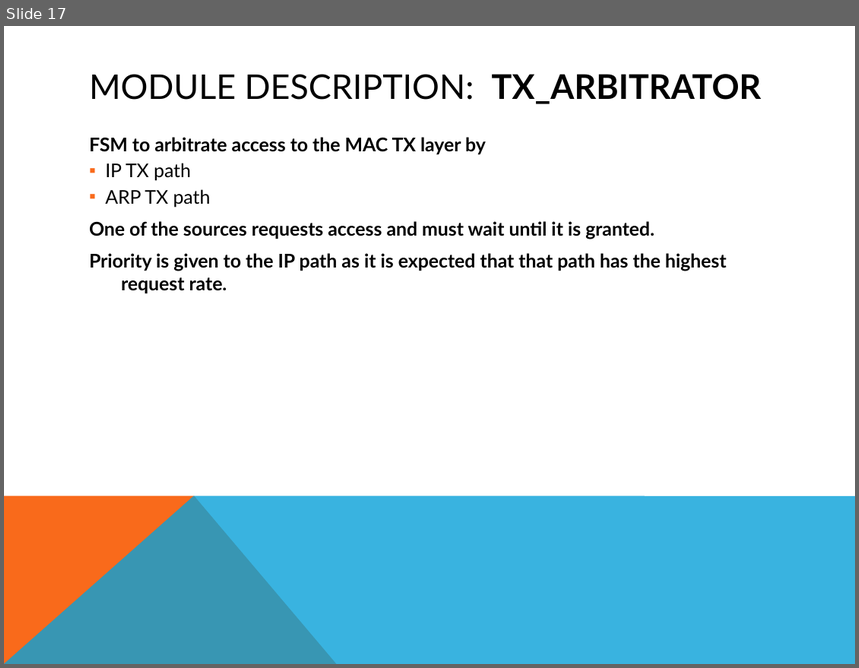
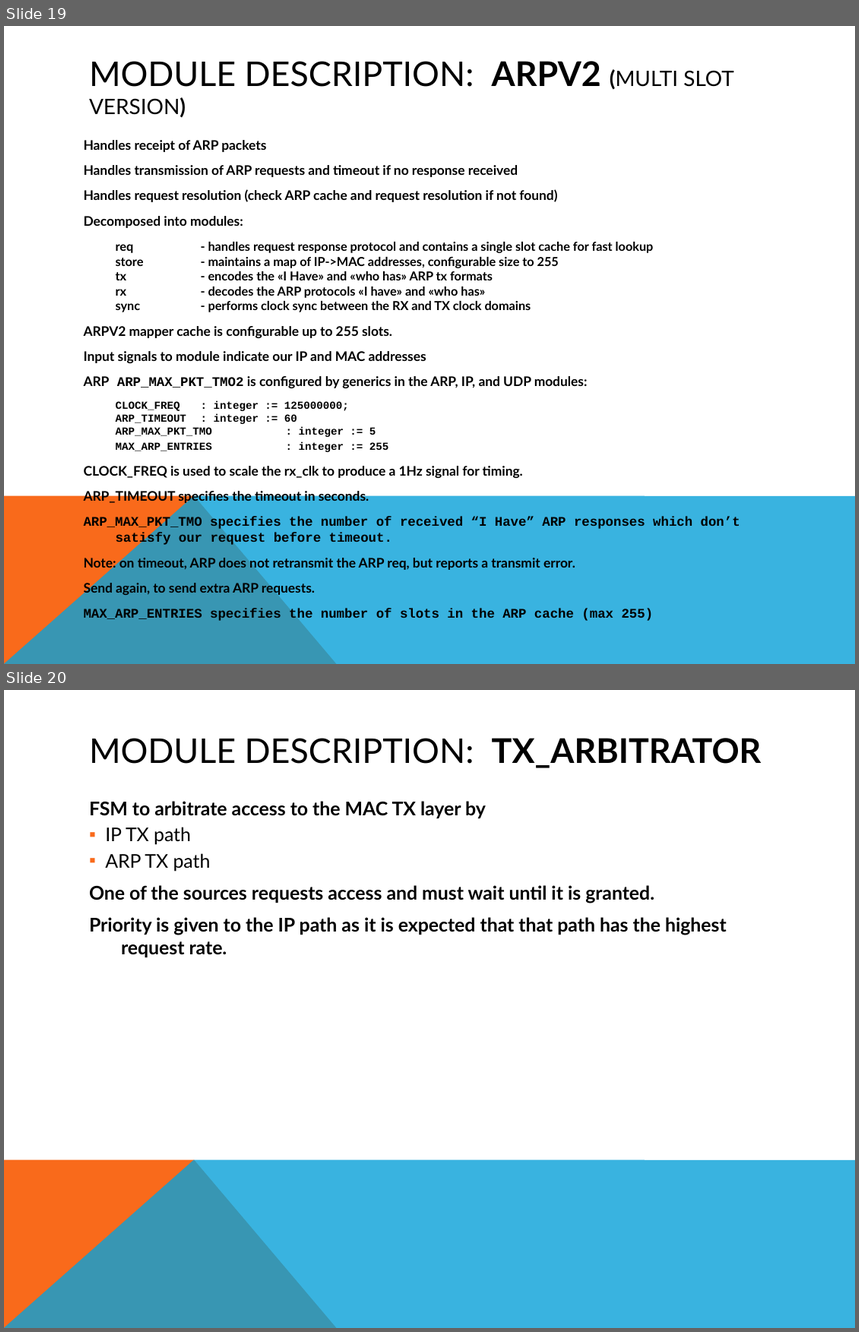
Before and after one commit to rsarwar87/udp_ip_core, a slide deck: doc/src/UDP_IP_Stack.pptx. Shown one above the other, each under a label of ours: slide 17 before the commit, slides 19 and 20 after it. The pictures are 859x668 and 859x1332 pixels, drawn with LibreOffice and Linux fonts; fonts in the diff are those of the drawing. Boxes give left, top, right and bottom in pixels: in the first picture for what was removed or moved away, otherwise in the second. Text is boxed around its words. In the diff, an @@ line names an element or a change of style, - is before the commit and + after.

Commit message:
Committed changes, adding ARPV2 with multislot ARP cache

```diff
--- a/doc/src/UDP_IP_Stack.pptx
+++ b/doc/src/UDP_IP_Stack.pptx
@@ slide 19 added at (x1=4, y1=26, x2=855, y2=664), background #FFFFFF; not listed: 2 template elements that a slide beside it also shows @@
@@ title added at (x1=89, y1=61, x2=734, y2=117), 28.8 pt, text #000000 @@
+MODULE DESCRIPTION: ARPV2 (MULTI SLOT VERSION)
@@ text added at (x1=84, y1=140, x2=740, y2=623), 11.2 pt, text #000000, bold @@
+Handles receipt of ARP packets
+Handles transmission of ARP requests and timeout if no response received
+Handles request resolution (check ARP cache and request resolution if not found)
+Decomposed into modules:
+req - handles request response protocol and contains a single slot cache for fast lookup
+store - maintains a map of IP->MAC addresses, configurable size to 255
+tx - encodes the «I Have» and «who has» ARP tx formats
+rx - decodes the ARP protocols «I have» and «who has»
+sync - performs clock sync between the RX and TX clock domains
+ARPV2 mapper cache is configurable up to 255 slots.
+Input signals to module indicate our IP and MAC addresses
+ARP ARP_MAX_PKT_TMO2 is configured by generics in the ARP, IP, and UDP modules:
+CLOCK_FREQ : integer := 125000000;
+ARP_TIMEOUT : integer := 60
+ARP_MAX_PKT_TMO : integer := 5
+MAX_ARP_ENTRIES : integer := 255
+CLOCK_FREQ is used to scale the rx_clk to produce a 1Hz signal for timing.
+ARP_TIMEOUT specifies the timeout in seconds.
+ARP_MAX_PKT_TMO specifies the number of received “I Have” ARP responses which don’t satisfy our request before timeout.
+Note: on timeout, ARP does not retransmit the ARP req, but reports a transmit error.
+Send again, to send extra ARP requests.
+MAX_ARP_ENTRIES specifies the number of slots in the ARP cache (max 255)
@@ what was slide 17 is now slide 20 @@
```
Also in this commit, not shown: 7 slides changed, 2 other slides added, 21 other files.
